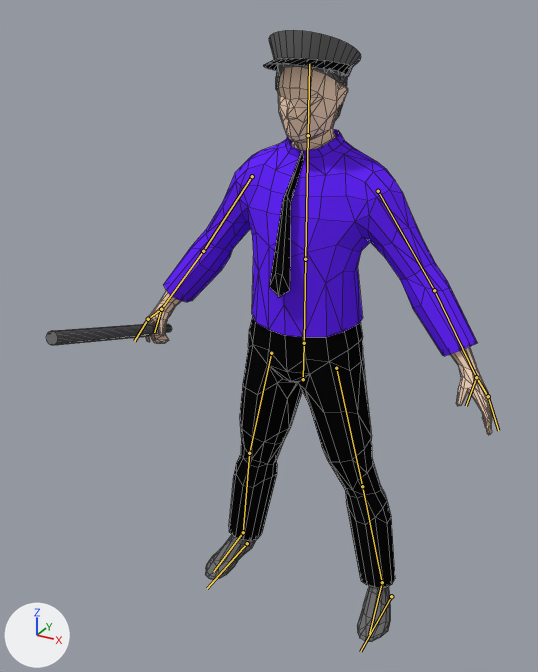
Before and after pictures for a commit that changed the Blender file Madhouse/Assets/Models/Guard_reduced.blend.
One viewpoint serves both versions: a 50 mm lens placed at (2.11, -4.35, 4.4), pointed at (-0.21, -0.14, 2.29). Every picture has the same lights, and +X, +Y and +Z are marked at lower left. The bones that bend it are drawn over the model as lines. Mesh edges are drawn as thin lines.
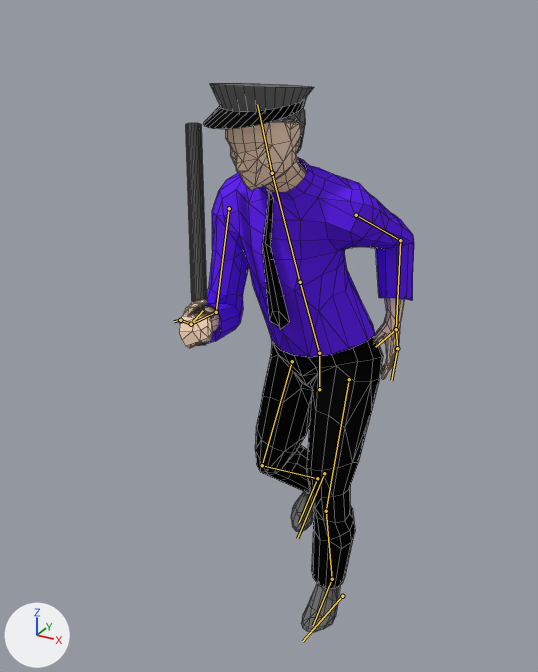
The newer file adds an action. The first version stands in its rest pose; the second is drawn at frame 5 of the action 'Run_Standing.001'.

Location of each change, (x1, y1, x2, y2) in pixels of the pictures (538 x 672 px):
'Cube', posed (47% narrower, 10% shorter)
    before: (46, 30, 492, 642)
    after: (179, 83, 414, 632)
bone 'Controller', root to tip
    before: (303, 379) to (304, 343)
    after: (319, 389) to (319, 353)
bone 'Hufte', root to tip
    before: (304, 343) to (305, 259)
    after: (319, 353) to (300, 282)
bone 'Oberkorper', root to tip
    before: (305, 259) to (308, 135)
    after: (300, 282) to (272, 173)
bone 'Kopf', root to tip
    before: (308, 135) to (309, 64)
    after: (272, 173) to (257, 104)
bone 'Bone', root to tip
    before: (391, 596) to (360, 651)
    after: (342, 596) to (302, 641)
bone 'Bone.001', root to tip
    before: (247, 543) to (207, 588)
    after: (324, 473) to (297, 538)

What the commit changed:
Bone 'Controller' (bone_controller) moves from (0.0, 0.0, 0.0) to (0.16, -0.21, 0.25).
Bone 'Controller' (bone_controller) turns from (0, 0, 0) to (-3, -13, 0) degrees about its own x, y and z.
Bone 'Hufte' (bone_hufte) turns from (0, 0, 0) to (0, 1, 19) degrees about its own x, y and z.
Bone 'Oberkorper' (bone_oberkorper) turns from (0, 0, 0) to (1, 11, 1) degrees about its own x, y and z.
Bone 'Kopf' (bone_kopf) turns from (0, 0, 0) to (1, -9, -3) degrees about its own x, y and z.
Bone 'Pull.l' (bone_pull_l) moves from (0.0, 0.0, 0.0) to (0.0, 0.17, -1.28).
Bone 'Arm IK.l' (bone_arm_ik_l) moves from (0.0, 0.0, 0.0) to (-0.31, 0.49, -1.5).
Bone 'Arm Pull' (bone_arm_pull) moves from (0.0, 0.0, 0.0) to (0.0, -0.15, -0.83).
Bone 'Bone' (bone_bone) moves from (0.0, 0.0, 0.0) to (-0.06, 0.4, -0.88).
Bone 'Bone' (bone_bone) turns from (0, 0, 0) to (-4, 1, -6) degrees about its own x, y and z.
Bone 'Pull.r.001' (bone_pull_r_001) moves from (0.0, 0.0, 0.0) to (0.06, 1.68, 1.03).
Bone 'Arm IK.r.001' (bone_arm_ik_r_001) moves from (0.0, 0.0, 0.0) to (2.13, -2.08, 0.89).
Bone 'Arm Pull.001' (bone_arm_pull_001) moves from (0.0, 0.0, 0.0) to (0.46, 0.0, 0.0).
Bone 'Bone.001' (bone_bone_001) moves from (0.0, 0.0, 0.0) to (1.04, -1.87, 0.97).
Bone 'Bone.001' (bone_bone_001) turns from (0, 0, 0) to (-1, 0, 36) degrees about its own x, y and z.
